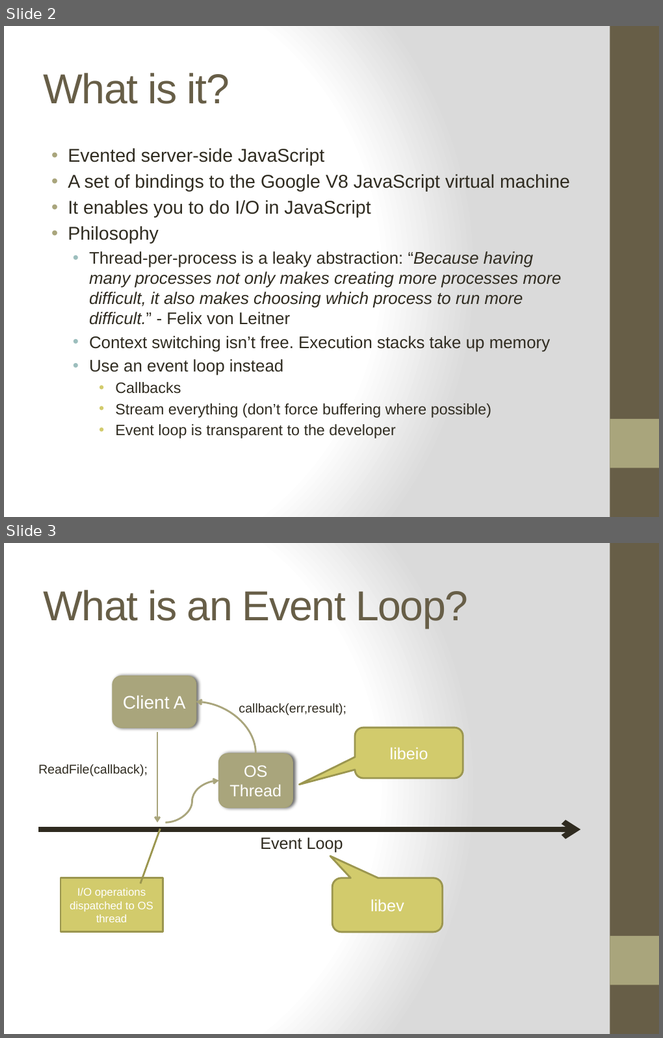
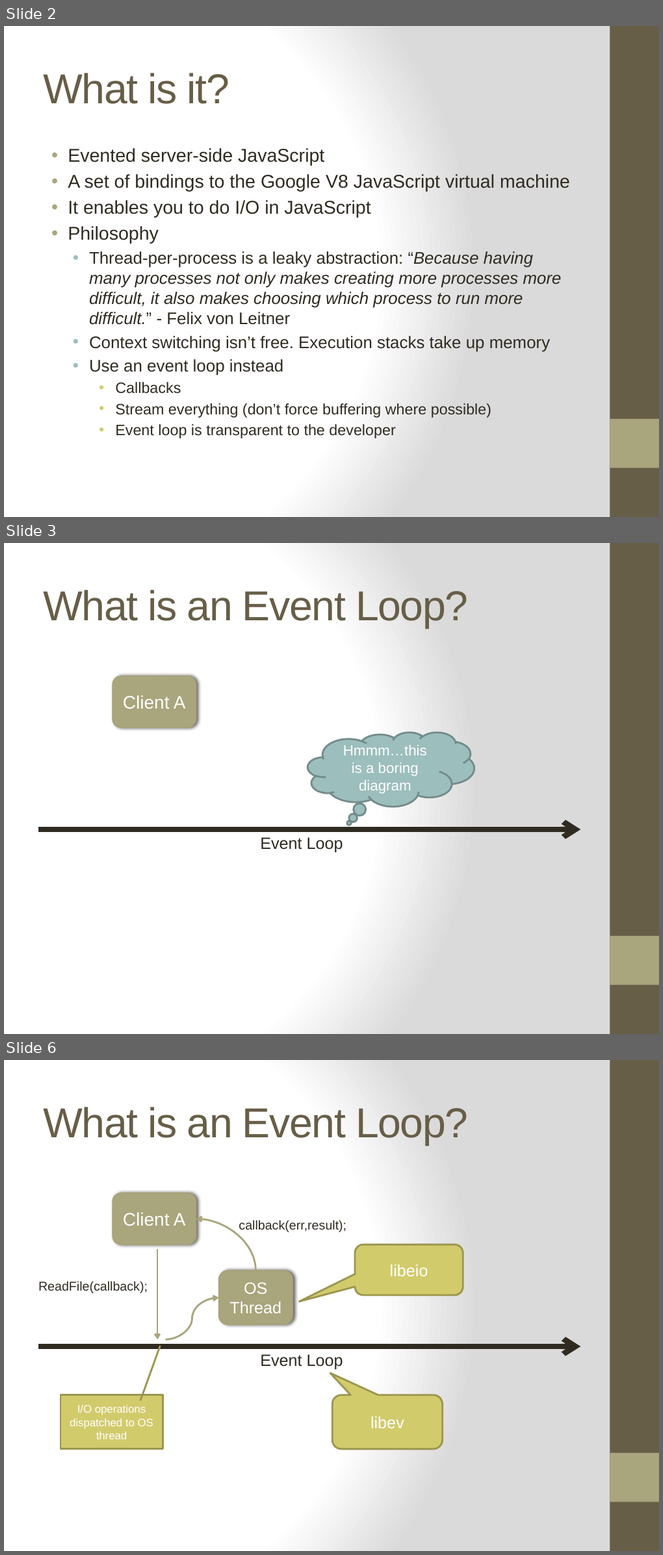
Before and after one commit to ifandelse/DevLink-2011---Getting-Started-With-Nodejs, a slide deck: PowerPoint/GettingStartedWithNodejs.pptx. Shown one above the other, each under a label of ours: slides 2 and 3 before the commit, slides 2, 3 and 6 after it; the slides between them are not shown. The pictures are 663x1038 and 663x1555 pixels, drawn with LibreOffice and Linux fonts; fonts in the diff are those of the drawing. Boxes give left, top, right and bottom in pixels: in the first picture for what was removed or moved away, otherwise in the second. Text is boxed around its words. In the diff, an @@ line names an element or a change of style, - is before the commit and + after.

```diff
--- a/PowerPoint/GettingStartedWithNodejs.pptx
+++ b/PowerPoint/GettingStartedWithNodejs.pptx
@@ slide 3 added at (x1=4, y1=543, x2=659, y2=1034), background gradient #FFFFFF to #DADADA; not listed: 2 template elements that a slide beside it also shows @@
@@ title added at (x1=43, y1=590, x2=468, y2=628), 46 pt, text #675E47 @@
+What is an Event Loop?
@@ rounded rectangle added at (x1=113, y1=676, x2=196, y2=728), fill #A9A57C, outline #A6A278 1 pt, 20 pt, text #FFFFFF @@
+Client A
@@ thought cloud added at (x1=308, y1=732, x2=475, y2=806), fill #9CBEBD, outline #738D8C 2 pt, 16 pt, text #FFFFFF @@
+Hmmm…this is a boring diagram
@@ arrow added from (38, 830) to (581, 830), #2F2B20 6 pt @@
@@ text added at (x1=260, y1=837, x2=343, y2=852), 18 pt, text #2F2B20 @@
+Event Loop
@@ what was slide 3 is now slide 6 @@
```
Also in this commit, not shown: 6 other slides added.
